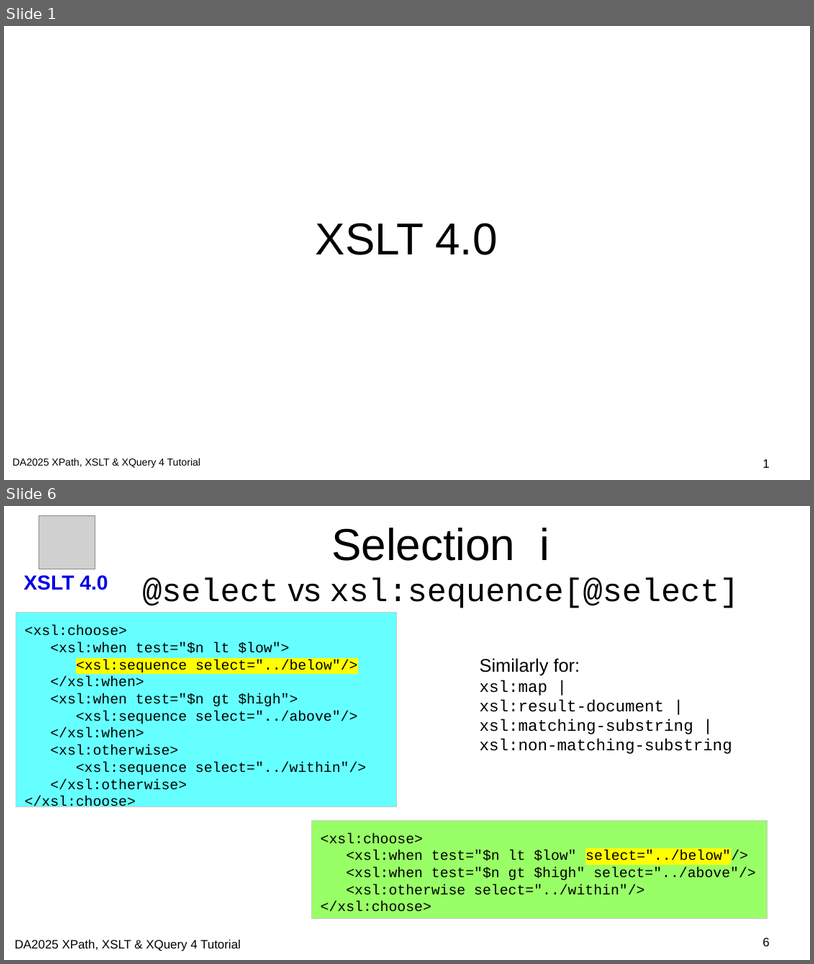
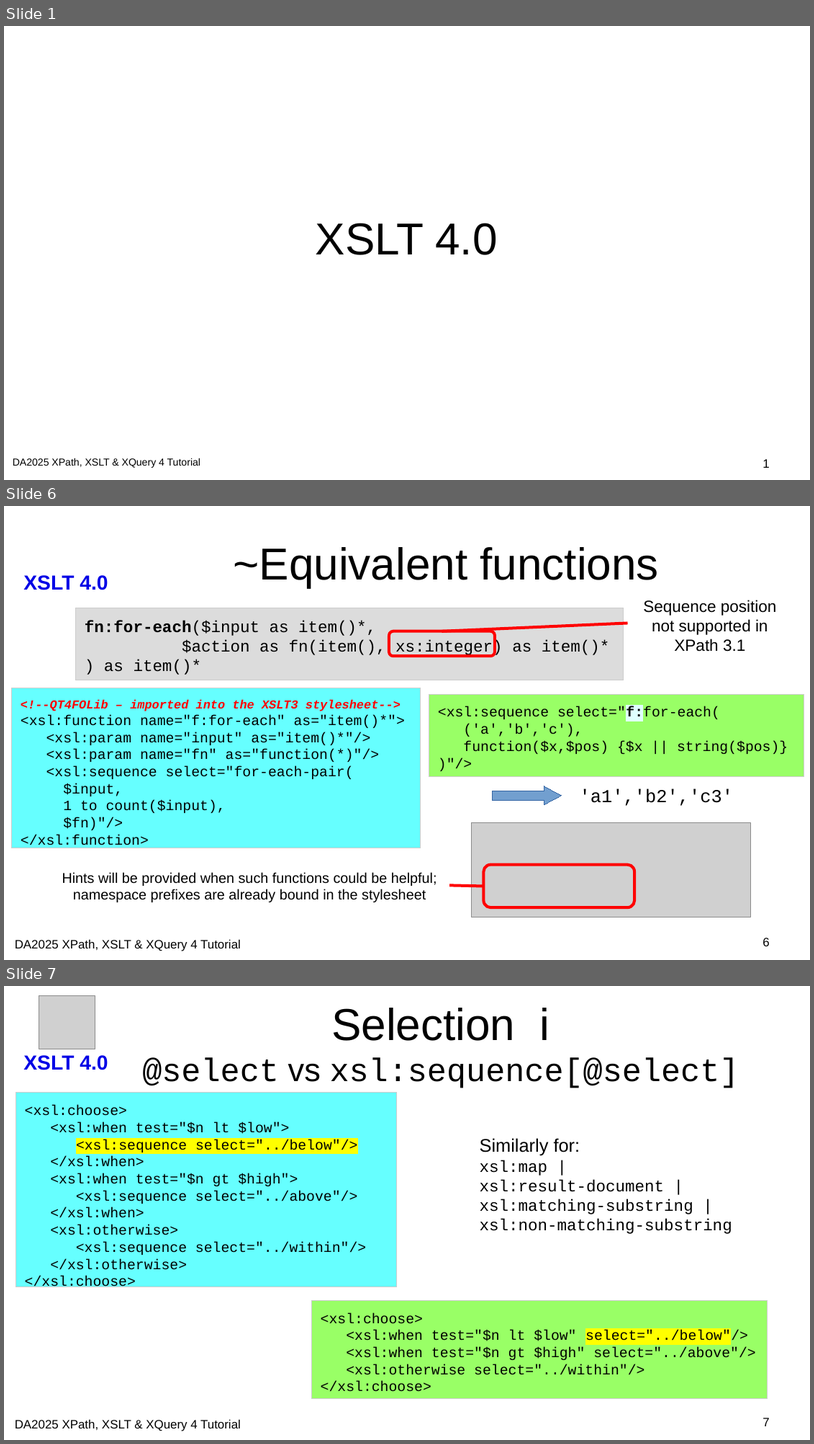
Before and after one commit to johnlumley/johnlumley.github.io, a slide deck: DA2025/slides/QT4-XSLT.odp. Shown one above the other, each under a label of ours: slides 1 and 6 before the commit, slides 1, 6 and 7 after it; the slides between them are not shown. The pictures are 814x964 and 814x1444 pixels, drawn with LibreOffice and Linux fonts; fonts in the diff are those of the drawing; grey boxes stand for pictures; background and template pictures are left out. Boxes give left, top, right and bottom in pixels: in the first picture for what was removed or moved away, otherwise in the second. Text is boxed around its words. In the diff, an @@ line names an element or a change of style, - is before the commit and + after.

Commit message:
Updated slidesets for XLST & F&O; incorporation of equivalent functions in XSLT

```diff
--- a/DA2025/slides/QT4-XSLT.odp
+++ b/DA2025/slides/QT4-XSLT.odp
@@ slide 6 added at (4, 506, 810, 960), background #FFFFFF @@
@@ title added at (234, 547, 659, 587), 44 pt, text #000000 @@
+~Equivalent functions
@@ text added at (23, 575, 108, 590), 20 pt, text #0000E6, bold @@
+XSLT 4.0
@@ rectangle added at (76, 608, 624, 680), fill #DCDCDC, outline #CCCCCC 0 pt, 16 pt, text #000000 @@
+fn:for-each($input as item()*,
+$action as fn(item(), xs:integer) as item()*
+) as item()*
@@ text added at (643, 600, 777, 651), 16 pt, text #000000 @@
+Sequence position not supported in XPath 3.1
@@ rounded rectangle added at (390, 631, 496, 656), outline #FF0000 2.83 pt @@
@@ line added from (628, 623) to (442, 631), #FF0000 2.83 pt @@
@@ rectangle added at (12, 687, 421, 848), fill #66FFFF, outline #CCCCCC 0 pt, 14 pt, text #000000 @@
+<!--QT4FOLib – imported into the XSLT3 stylesheet-->
+<xsl:function name="f:for-each" as="item()*">
+<xsl:param name="input" as="item()*"/>
+<xsl:param name="fn" as="function(*)"/>
+<xsl:sequence select="for-each-pair(
+$input,
+1 to count($input),
+$fn)"/>
+</xsl:function>
@@ rectangle added at (430, 694, 805, 777), fill #99FF66, outline #CCCCCC 0 pt, 14 pt, text #000000 @@
+<xsl:sequence select="f:for-each(
+('a','b','c'),
+function($x,$pos) {$x || string($pos)}
+)"/>
@@ right arrow added at (493, 786, 561, 805), fill #729FCF, outline #3465A4 0 pt @@
@@ text added at (580, 788, 733, 806), 18 pt, text #000000 @@
+'a1','b2','c3'
@@ picture added at (471, 823, 751, 916) @@
@@ text added at (62, 872, 437, 902), 14 pt, text #000000 @@
+Hints will be provided when such functions could be helpful; namespace prefixes are already bound in the stylesheet
@@ rounded rectangle added at (484, 865, 635, 908), outline #FF0000 2.83 pt @@
@@ line added from (450, 885) to (484, 885), #FF0000 2.83 pt @@
@@ page number added at (763, 937, 769, 946), 12 pt, text #000000 @@
+6
@@ text added at (15, 939, 241, 951), 12 pt, text #000000 @@
+DA2025 XPath, XSLT & XQuery 4 Tutorial
@@ what was slide 6 is now slide 7 @@
@@ page number at (763, 1417, 769, 1426): text changed @@
-6
+7
```
Also in this commit, not shown: 8 slides changed, 3 other slides added, 1 slide removed, 20 other files.
